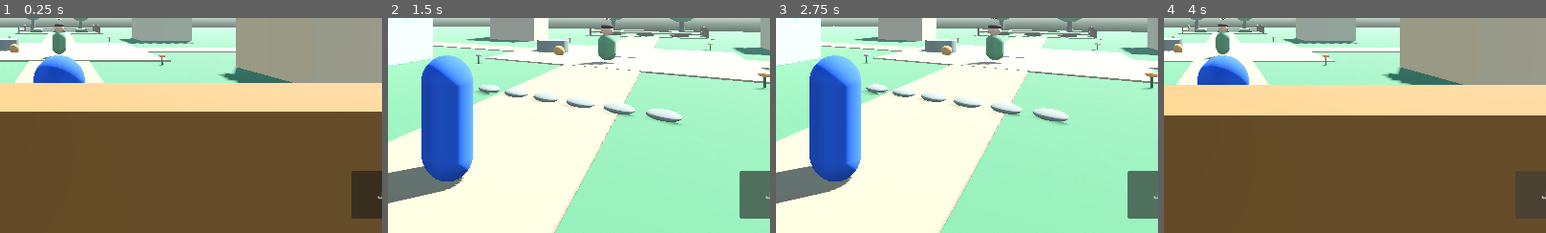
Above: before the commit, frames 1-4 (left to right).
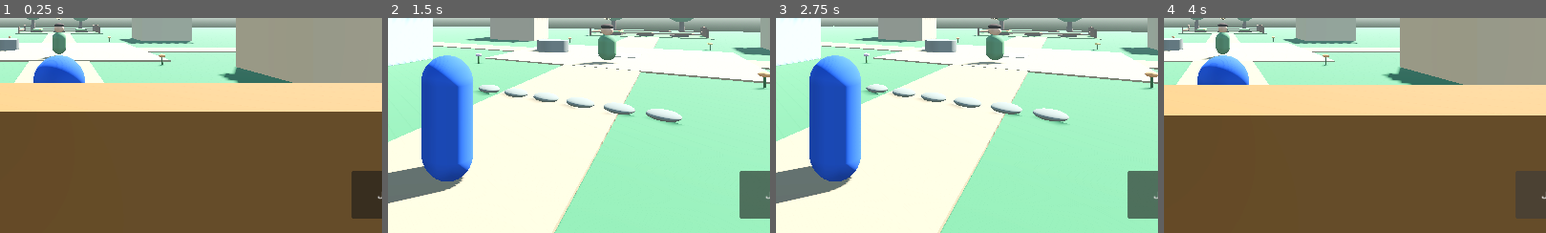
Above: after the commit, the same moments.

Repository: dzdfast-art/GTA-GHIBLI
Game: Godot game, scene res://main.tscn
Two runs of this game, one before a commit and one after it. Both use one fixed random seed, a clock stepped at 60 frames per second and the inputs below.
Inputs:
- Up to frame 1 (0.25 s): no input
- Up to frame 2 (1.5 s): click "UP" at 0.5 s; click "LEFT" at 1.25 s
- Up to frame 3 (2.75 s): click "DOWN" at 2 s
- Up to frame 4 (4 s): click "RIGHT" at 2.75 s; click "تفاعل" at 3.5 s
The pictures show only the part of the screen within x 42-92%, y 50-100%; the shares and areas given below are measured in that part.

The runs differ from the first frame. In frame 1, 0.1% of the frame differs, in the area x 2-11%, y 4-17%; in frame 2, 0.1%, in the area x 43-62%, y 5-18%; in frame 3, 0.1%; in frame 4, 0.1%.

Commit message:
world: place carryable basket inside garden

Diff:
--- a/scripts/world/willow_village.gd
+++ b/scripts/world/willow_village.gd
@@ -180,7 +180,7 @@
 	var prop_script = preload("res://scripts/systems/carryable_prop.gd")
 	var carryable := RigidBody3D.new()
 	carryable.name = "CarryableGardenBasket"
-	carryable.position = Vector3(3.0, 0.45, -2.0)
+	carryable.position = Vector3(3.0, 0.45, 27.0)
 	carryable.set_script(prop_script)
 	carryable.set("display_name_ar", "سلة الحديقة")
 	add_child(carryable)
